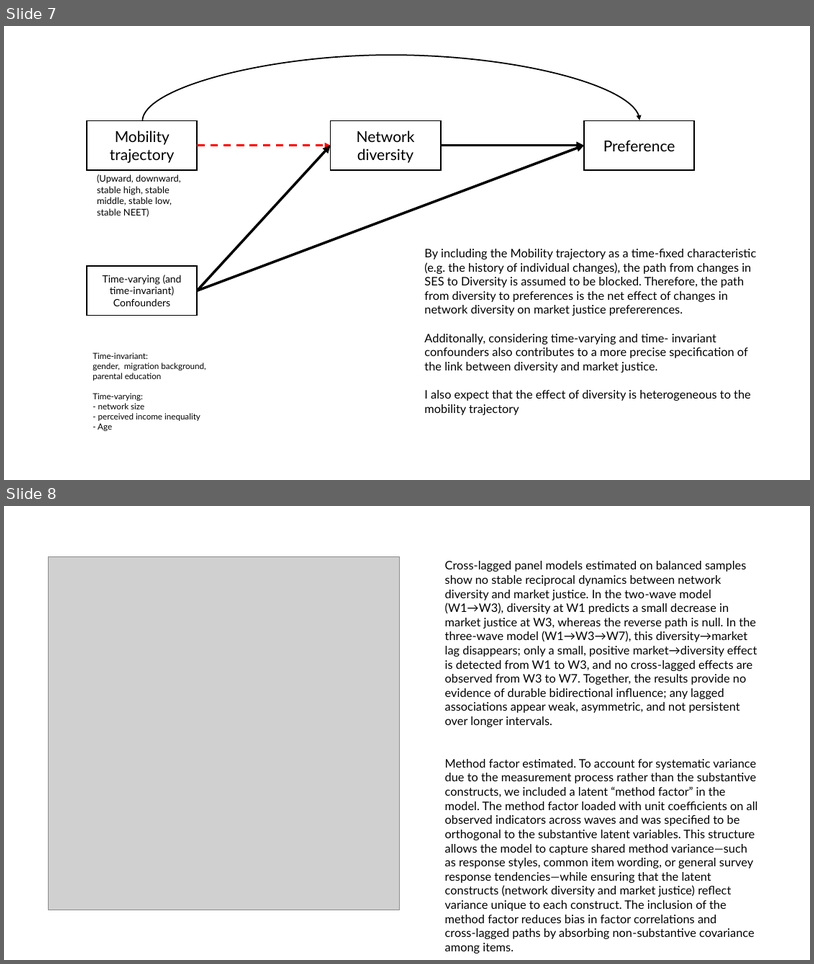
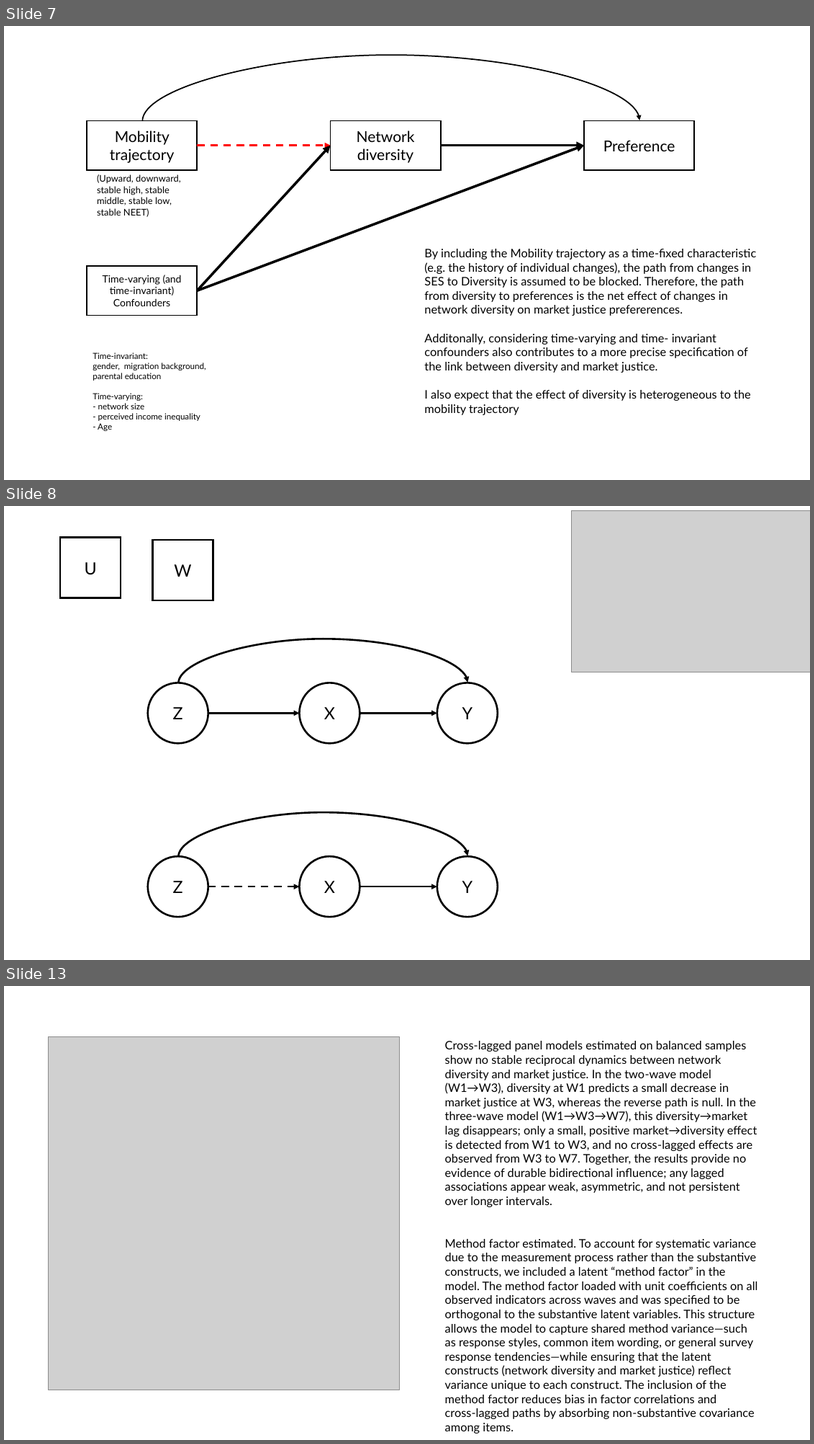
Before and after one commit to class-networks-inequality-cohesion/refgroup-social, a slide deck: output/images/paper2_scheme.pptx. Shown one above the other, each under a label of ours: slides 7 and 8 before the commit, slides 7, 8 and 13 after it; the slides between them are not shown. The pictures are 814x964 and 814x1444 pixels, drawn with LibreOffice and Linux fonts; fonts in the diff are those of the drawing; grey boxes stand for pictures. Boxes give left, top, right and bottom in pixels: in the first picture for what was removed or moved away, otherwise in the second. Text is boxed around its words. In the diff, an @@ line names an element or a change of style, - is before the commit and + after.

```diff
--- a/output/images/paper2_scheme.pptx
+++ b/output/images/paper2_scheme.pptx
@@ slide 8 added at bbox=[4, 506, 810, 960], background #FFFFFF @@
@@ picture added at bbox=[571, 511, 810, 672] @@
@@ rectangle added at bbox=[60, 538, 121, 598], fill #FFFFFF, outline #000000 2.25 pt, 20 pt, text #000000 @@
+U
@@ rectangle added at bbox=[153, 540, 214, 600], fill #FFFFFF, outline #000000 2.25 pt, 20 pt, text #000000 @@
+W
@@ curved arrow added from (179, 683) to (468, 682), #000000 2.25 pt @@
@@ ellipse added at bbox=[148, 682, 208, 743], fill #FFFFFF, outline #000000 2.25 pt, 20 pt, text #000000 @@
+Z
@@ ellipse added at bbox=[300, 682, 360, 743], fill #FFFFFF, outline #000000 2.25 pt, 20 pt, text #000000 @@
+X
@@ ellipse added at bbox=[437, 682, 498, 743], fill #FFFFFF, outline #000000 2.25 pt, 20 pt, text #000000 @@
+Y
@@ arrow added from (208, 713) to (300, 713), #000000 2.25 pt @@
@@ arrow added from (360, 713) to (437, 713), #000000 2.25 pt @@
@@ curved arrow added from (179, 856) to (468, 856), #000000 2.25 pt @@
@@ ellipse added at bbox=[148, 856, 208, 917], fill #FFFFFF, outline #000000 2.25 pt, 20 pt, text #000000 @@
+Z
@@ ellipse added at bbox=[300, 856, 360, 917], fill #FFFFFF, outline #000000 2.25 pt, 20 pt, text #000000 @@
+X
@@ ellipse added at bbox=[437, 856, 498, 917], fill #FFFFFF, outline #000000 2.25 pt, 20 pt, text #000000 @@
+Y
@@ arrow added from (208, 886) to (300, 886), #000000 2.25 pt dashed @@
@@ arrow added from (360, 886) to (437, 886), #000000 2.25 pt @@
@@ what was slide 8 is now slide 13 @@
```
Also in this commit, not shown: 4 other slides added, 16 other files.
